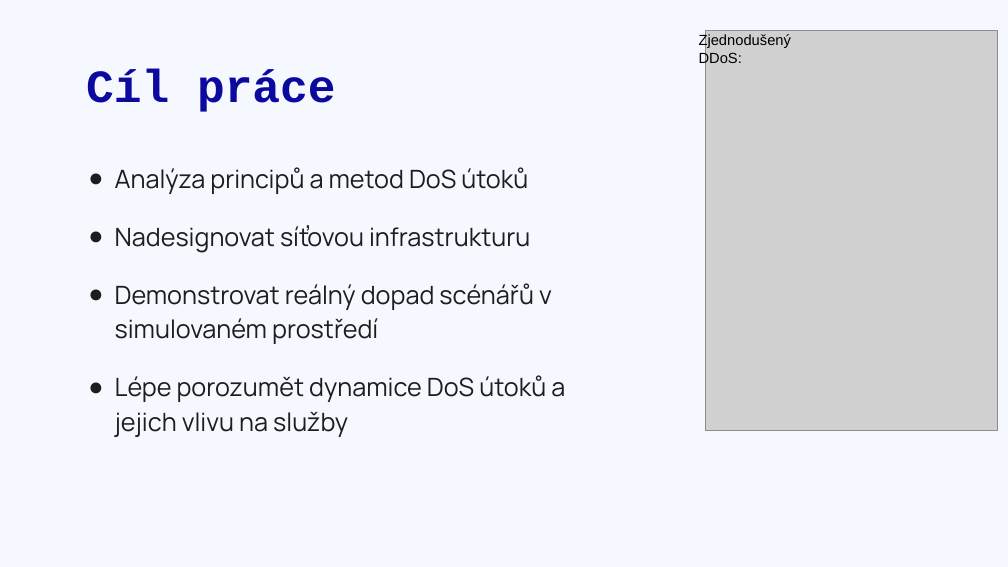
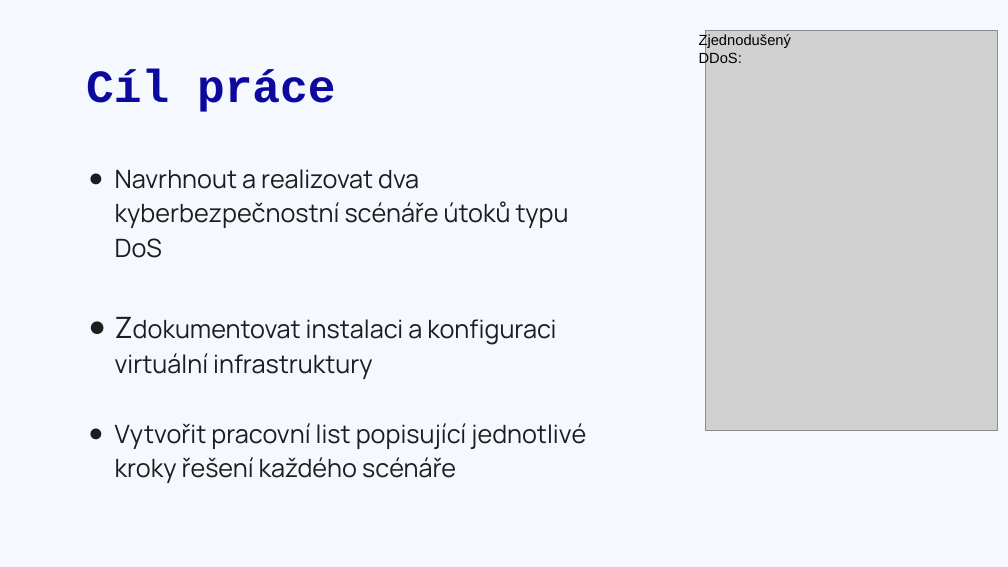
Before and after one commit to CookieKGcz/Dlouhodobka, a slide deck: slide 2 of ~~Dlouhodobka~~/Útoky_typu_DoS.pptx. Drawn at 1008x567 pixels with LibreOffice and Linux fonts; fonts in the diff are those of the drawing; grey boxes stand for pictures. Boxes give left, top, right and bottom in pixels: in the first picture for what was removed or moved away, otherwise in the second. Text is boxed around its words. In the diff, an @@ line names an element or a change of style, - is before the commit and + after.

```diff
--- a/~~Dlouhodobka~~/Útoky_typu_DoS.pptx
+++ b/~~Dlouhodobka~~/Útoky_typu_DoS.pptx
@@ text at (115, 169, 586, 483): text changed @@
-● Analýza principů a metod DoS útoků
-● Nadesignovat síťovou infrastrukturu
-● Demonstrovat reálný dopad scénářů v simulovaném prostředí
-● Lépe porozumět dynamice DoS útoků a jejich vlivu na služby
+● Navrhnout a realizovat dva kyberbezpečnostní scénáře útoků typu DoS
+● Zdokumentovat instalaci a konfiguraci virtuální infrastruktury
+● Vytvořit pracovní list popisující jednotlivé kroky řešení každého scénáře
```
Also in this commit, not shown: 4 other slides changed, 25 other files.
